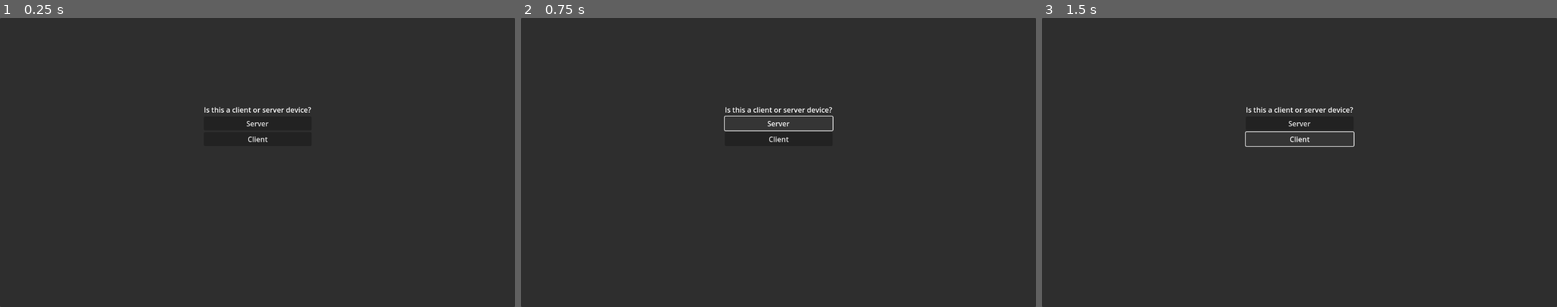
Above: before the commit, frames 1-3 (left to right).
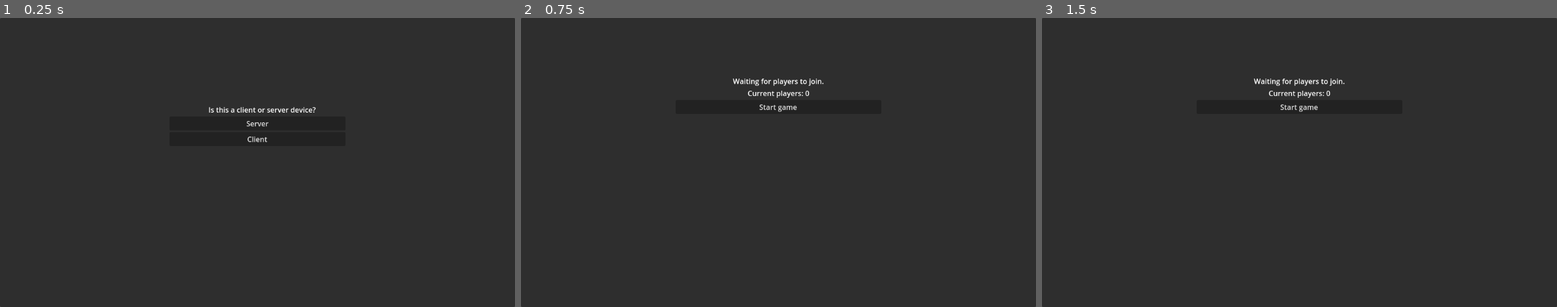
Above: after the commit, the same moments.

Repository: klewicki/GGJ2024Game
Game: Godot game, scene res://MainMenu.tscn
The game is run twice, just before and just after one commit, with the same random seed, the same clock (stepped at 60 frames per second) and the same inputs.
Inputs (mouse positions are in pixels of both pictures, inside the frame that each line leads up to):
- Up to frame 1 (0.25 s): no input
- Up to frame 2 (0.75 s): click "Server" at 0.5 s
- Up to frame 3 (1.5 s): click (1299, 139) at 1.25 s, where only the run before the commit has a clickable "Client"

The runs differ from the first frame. In frame 1, 0.3% of the frame differs, in the area x 39-62%, y 30-43%; in frame 2, 0.8%, in the area x 39-61%, y 20-43%; in frame 3, 0.8%.

Commit message:
Set up panel for starting game, wire up showing it after Server is chosen in main menu.

Diff:
--- a/GodotProject/MainMenu.tscn
+++ b/GodotProject/MainMenu.tscn
@@ -1,6 +1,7 @@
-[gd_scene load_steps=2 format=3 uid="uid://ba0cue6ojxyu8"]
+[gd_scene load_steps=3 format=3 uid="uid://ba0cue6ojxyu8"]
 
 [ext_resource type="Script" path="res://ServerClientSelector.gd" id="1_4j5qa"]
+[ext_resource type="Script" path="res://ServerPanelController.gd" id="2_gb04x"]
 
 [node name="MainMenu" type="Control"]
 layout_mode = 3
@@ -10,7 +11,7 @@
 grow_horizontal = 2
 grow_vertical = 2
 
-[node name="ClientServerSelectionPanel" type="Panel" parent="."]
+[node name="ClientServerSelectionPanel" type="Panel" parent="." node_paths=PackedStringArray("ClientServerSelectionPanel", "ServerPanel")]
 layout_mode = 1
 anchors_preset = 15
 anchor_right = 1.0
@@ -18,8 +19,10 @@
 grow_horizontal = 2
 grow_vertical = 2
 script = ExtResource("1_4j5qa")
+ClientServerSelectionPanel = NodePath(".")
+ServerPanel = NodePath("../ServerPanel")
 
-[node name="PanelContainer" type="VBoxContainer" parent="ClientServerSelectionPanel"]
+[node name="ClientServerSelectionPanelContainer" type="VBoxContainer" parent="ClientServerSelectionPanel"]
 layout_mode = 1
 anchors_preset = -1
 anchor_left = 0.4
@@ -29,22 +32,58 @@
 grow_horizontal = 2
 grow_vertical = 2
 
-[node name="Label" type="Label" parent="ClientServerSelectionPanel/PanelContainer"]
+[node name="Label" type="Label" parent="ClientServerSelectionPanel/ClientServerSelectionPanelContainer"]
 layout_mode = 2
 size_flags_vertical = 0
-text = "Is this a client or server device?"
+text = "                     Is this a client or server device?                "
 horizontal_alignment = 1
 vertical_alignment = 1
 
-[node name="ServerButton" type="Button" parent="ClientServerSelectionPanel/PanelContainer"]
+[node name="ServerButton" type="Button" parent="ClientServerSelectionPanel/ClientServerSelectionPanelContainer"]
 layout_mode = 2
 size_flags_vertical = 4
 text = "Server"
 
-[node name="ClientButton" type="Button" parent="ClientServerSelectionPanel/PanelContainer"]
+[node name="ClientButton" type="Button" parent="ClientServerSelectionPanel/ClientServerSelectionPanelContainer"]
 layout_mode = 2
 size_flags_vertical = 8
 text = "Client"
 
-[connection signal="button_up" from="ClientServerSelectionPanel/PanelContainer/ServerButton" to="ClientServerSelectionPanel" method="ServerButtonClicked"]
-[connection signal="button_up" from="ClientServerSelectionPanel/PanelContainer/ClientButton" to="ClientServerSelectionPanel" method="ClientButtonClicked"]
+[node name="ServerPanel" type="Panel" parent="."]
+process_mode = 4
+visible = false
+layout_mode = 1
+anchors_preset = 15
+anchor_right = 1.0
+anchor_bottom = 1.0
+grow_horizontal = 2
+grow_vertical = 2
+script = ExtResource("2_gb04x")
+
+[node name="ServerPanelVBoxContainer" type="VBoxContainer" parent="ServerPanel"]
+layout_mode = 1
+anchors_preset = -1
+anchor_left = 0.3
+anchor_top = 0.2
+anchor_right = 0.7
+anchor_bottom = 0.8
+grow_horizontal = 2
+grow_vertical = 2
+
+[node name="InfoLabel" type="Label" parent="ServerPanel/ServerPanelVBoxContainer"]
+layout_mode = 2
+text = "Waiting for players to join."
+horizontal_alignment = 1
+
+[node name="PlayerCountLabel" type="Label" parent="ServerPanel/ServerPanelVBoxContainer"]
+layout_mode = 2
+text = "Current players: 0"
+horizontal_alignment = 1
+
+[node name="StartGameButton" type="Button" parent="ServerPanel/ServerPanelVBoxContainer"]
+layout_mode = 2
+text = "Start game"
+
+[connection signal="button_up" from="ClientServerSelectionPanel/ClientServerSelectionPanelContainer/ServerButton" to="ClientServerSelectionPanel" method="ServerButtonClicked"]
+[connection signal="button_up" from="ClientServerSelectionPanel/ClientServerSelectionPanelContainer/ClientButton" to="ClientServerSelectionPanel" method="ClientButtonClicked"]
+[connection signal="button_up" from="ServerPanel/ServerPanelVBoxContainer/StartGameButton" to="ServerPanel" method="StartGameClicked"]
--- a/GodotProject/ServerClientSelector.gd
+++ b/GodotProject/ServerClientSelector.gd
@@ -1,13 +1,23 @@
 extends Node
 
+@export
+var ClientServerSelectionPanel : Panel
+
+@export
+var ServerPanel : Panel
+
 func ServerButtonClicked():
-	print("server button clicked!")
+	print("server button clicked!");
+	#TODO: do logic
+	ServerPanel.set_process(true);
+	ServerPanel.show();
+
+	ClientServerSelectionPanel.set_process(false);
+	ClientServerSelectionPanel.hide();
+	return;
+
+func ClientButtonClicked():
+	print("client button clicked!");
 	#TODO: do logic
 	#TODO: hide panel
-	return
-
-func ClientButtonClicked():
-	print("client button clicked!")
-	#TODO: do logic
-	#TODO: hide panel
-	return
+	return;
--- /dev/null
+++ b/GodotProject/ServerPanelController.gd
@@ -0,0 +1,6 @@
+extends Node
+
+func StartGameClicked():
+	print("Start game button clicked!");
+	#TODO: load mateuszs' scene
+	return;
